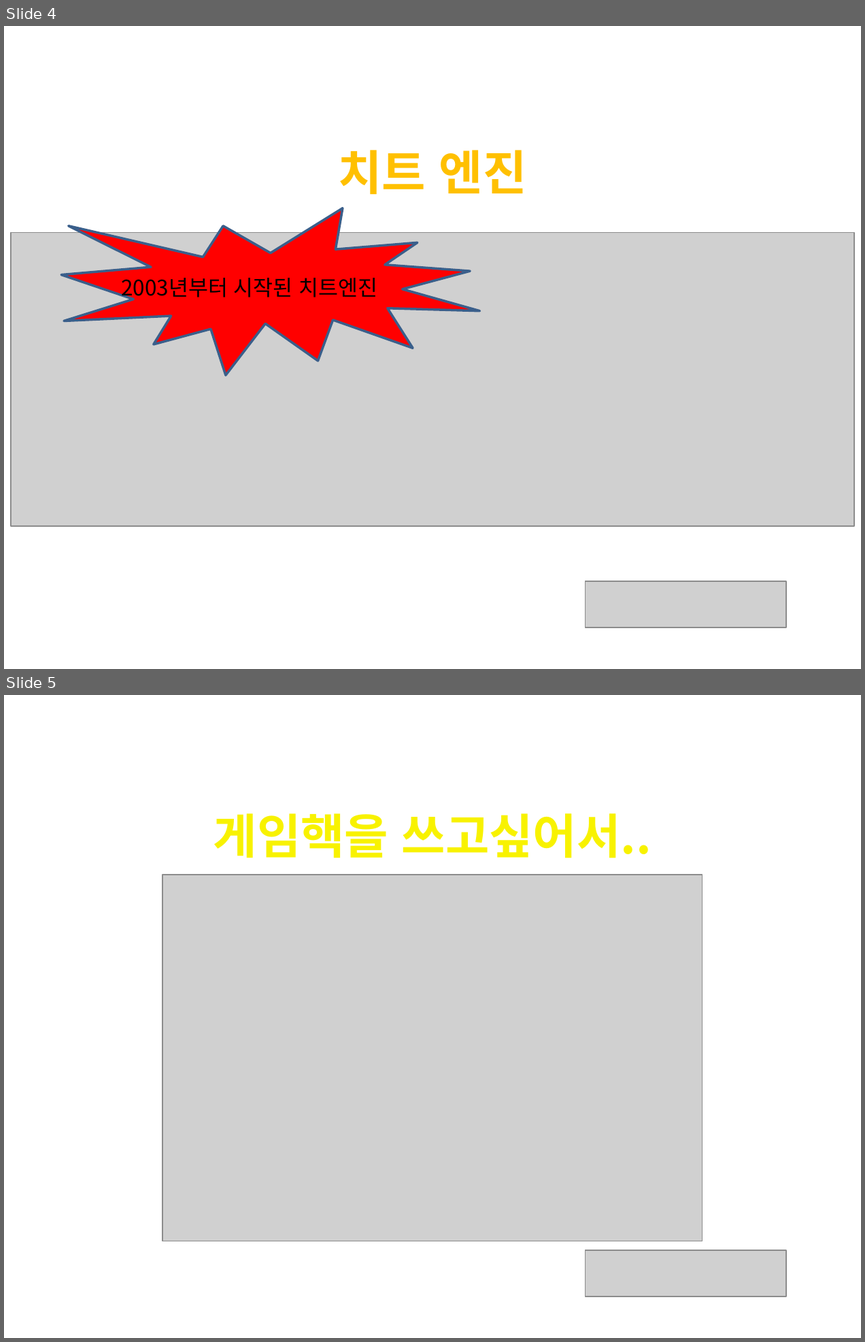
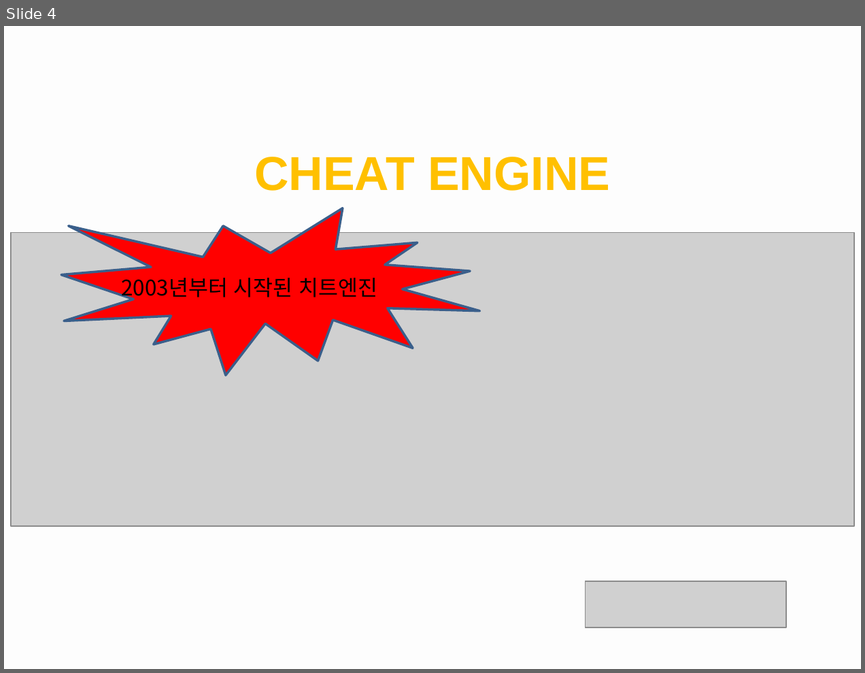
Before and after one commit to Empier/CodeEngn_2018, a slide deck: ##########################################################Code_Engn[강민수].pptx. Shown one above the other, each under a label of ours: slides 4 and 5 before the commit, slide 4 after it. The pictures are 865x1342 and 865x673 pixels, drawn with LibreOffice and Linux fonts; fonts in the diff are those of the drawing; grey boxes stand for pictures. Boxes give left, top, right and bottom in pixels: in the first picture for what was removed or moved away, otherwise in the second. Text is boxed around its words. In the diff, an @@ line names an element or a change of style, - is before the commit and + after.

```diff
--- a/##########################################################Code_Engn[강민수].pptx
+++ b/##########################################################Code_Engn[강민수].pptx
@@ slide 5 removed at <box>4,695,861,1338</box>, background #FFFFFF @@
@@ text removed at <box>213,813,651,858</box> @@
-게임핵을 쓰고싶어서..
@@ picture removed at <box>162,875,702,1241</box> @@
@@ picture removed at <box>585,1250,786,1297</box> @@
@@ slide 4 changed as well @@
@@ background #FFFFFF to #F5F5F5 at 20% opacity @@
@@ text at <box>254,157,610,191</box>: text changed; font Noto Sans CJK KR to Arial @@
-치트 엔진
+CHEAT ENGINE
```
Also in this commit, not shown: 13 other slides changed, 4 slides added, 2 other slides removed, 1 other file.
